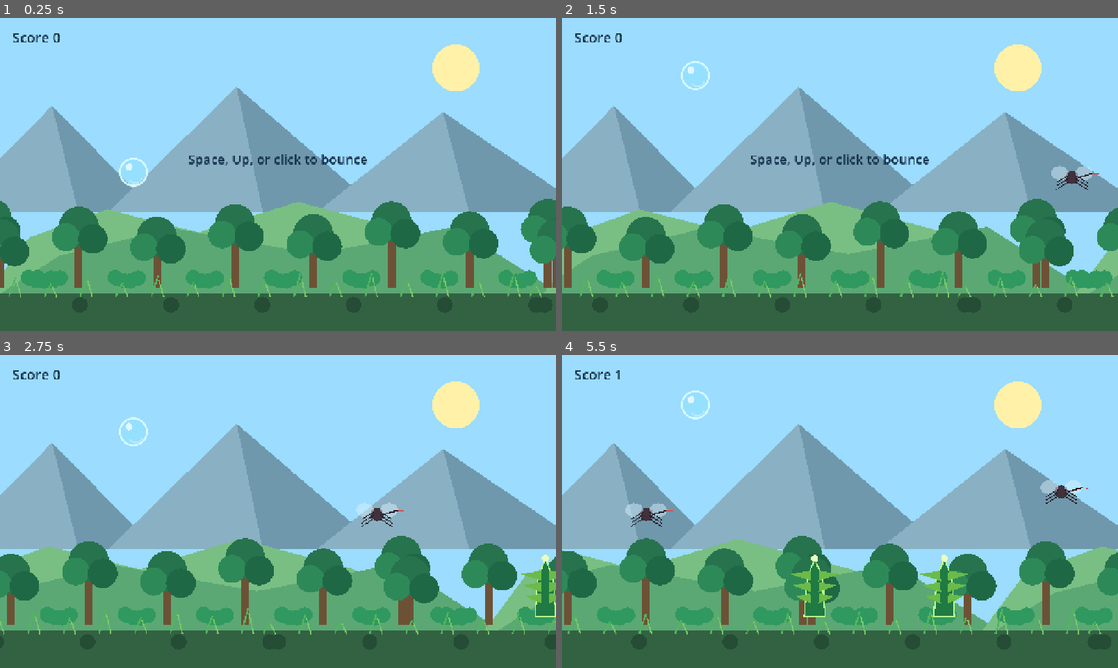
Above: before the commit, frames 1-4 (two rows, left to right).
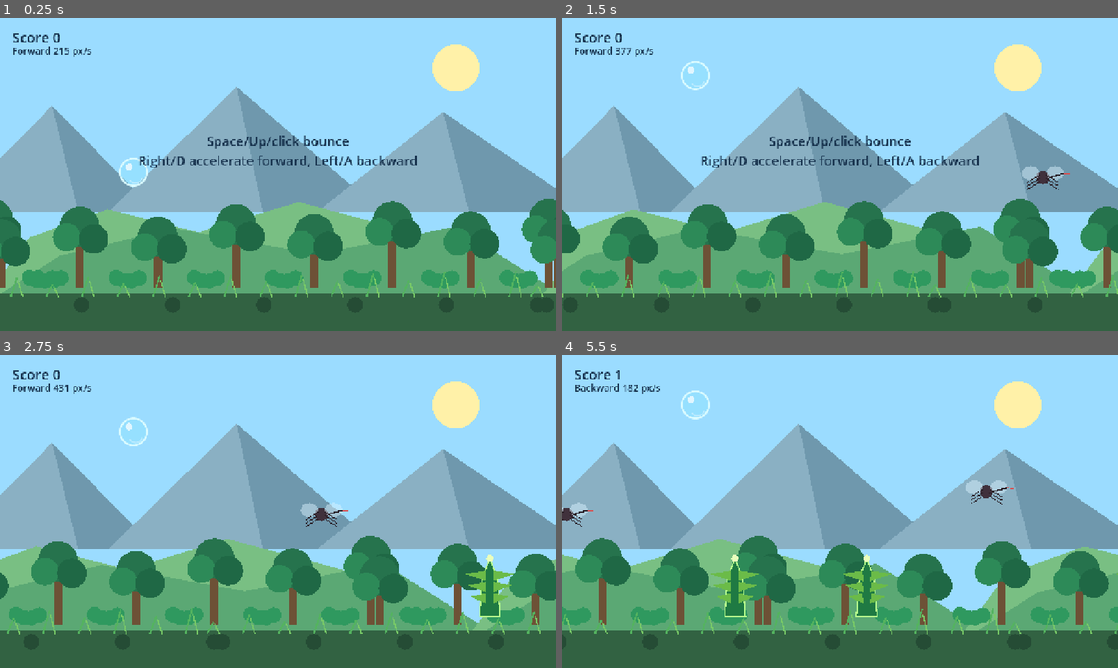
Above: after the commit, the same moments.

Repository: steinshuh/BubbleBriar
Game: Godot game, scene res://scenes/Main.tscn
Same seed, same stepped clock (60 frames per second), same inputs: the game is played once before the commit and once after it.
Inputs:
- Up to frame 1 (0.25 s): no input
- Up to frame 2 (1.5 s): tap Enter (ui_accept) at 0.5, 0.77, 1.07, 1.25 s; hold Right 0.53-1.28 s; tap Space (bounce) at 0.6, 1.35 s; hold Left from 1.28 s (still down)
- Up to frame 3 (2.75 s): tap Enter (ui_accept) at 1.52, 1.82 s; release Left at 2.03 s; hold Right from 2.03 s (still down); tap Space (bounce) at 2.1 s
- Up to frame 4 (5.5 s): tap Space (bounce) every 0.75 s from 2.85 to 5.1 s; tap Enter (ui_accept) at 3.02, 3.32, 3.77, 4.07, 4.52, 4.82 s; release Right at 3.53 s; hold Left from 3.53 s (still down)

The runs differ from the first frame. In frame 1, 2.8% of the frame differs, in the area x 0-100%, y 9-90%; in frame 2, 15%; in frame 3, 20%; in frame 4, 22%.

Commit message:
Add controllable scroll acceleration

Diff:
--- a/scripts/background_layer.gd
+++ b/scripts/background_layer.gd
@@ -5,10 +5,15 @@
 # @export means the value can be edited in Godot's Inspector if the node is placed in a scene.
 # layer_kind chooses what this layer draws: 0 sky, 1 far hills, 2 near trees, 3 ground.
 @export var layer_kind := 0
-# speed_factor controls how fast this layer moves compared with the main game speed.
-# 0.0 means no scrolling. 1.0 means full scrolling speed.
+# distance_feet is a notional distance from the camera/player to this layer.
+# The game computes speed_factor as 1.0 / distance_feet, so closer layers move faster.
+# A value of 0.0 means "infinitely far away" and produces no scrolling.
+@export var distance_feet := 0.0
+# speed_factor controls how fast this layer moves compared with the immediate foreground.
+# It is computed from distance_feet instead of being entered directly.
 @export var speed_factor := 0.0
-# world_speed is the base speed passed in by main.gd.
+# world_speed is the current scroll speed passed in by main.gd.
+# It can be positive for forward movement or negative for backward movement.
 @export var world_speed := 0.0
 
 # viewport_size stores the current visible game area, used for drawing at the right size.
@@ -19,12 +24,14 @@
 var tile_width := 1280.0
 
 # setup() is called by main.gd immediately after the layer is created.
-func setup(kind: int, factor: float, speed: float, size: Vector2) -> void:
+func setup(kind: int, feet: float, speed: float, size: Vector2) -> void:
 	# Store which drawing mode this layer should use.
 	layer_kind = kind
-	# Store how much of the main speed this layer should use.
-	speed_factor = factor
-	# Store the base world speed from the main game.
+	# Store the notional distance that controls parallax speed.
+	distance_feet = feet
+	# Convert the notional distance into a parallax speed factor.
+	speed_factor = _speed_factor_from_distance(distance_feet)
+	# Store the current world speed from the main game.
 	world_speed = speed
 	# Store the viewport size so drawing can scale to the window.
 	viewport_size = size
@@ -33,13 +40,27 @@
 	# Ask Godot to call _draw() soon so the layer appears on screen.
 	queue_redraw()
 
+# set_scroll_speed() lets main.gd change the current scrolling speed every frame.
+func set_scroll_speed(speed: float) -> void:
+	# Store the new speed. Positive scrolls the world left; negative scrolls it right.
+	world_speed = speed
+
+# _speed_factor_from_distance() converts notional feet into a parallax multiplier.
+func _speed_factor_from_distance(feet: float) -> float:
+	# Zero or negative feet means the layer is treated as infinitely far away and stationary.
+	if feet <= 0.0:
+		return 0.0
+	# The immediate layer is 1 foot away, so 1.0 / 1.0 gives full speed.
+	# The old 0.55 layer becomes 1 / 1.81818, and the old 0.22 layer becomes 1 / 4.54545.
+	return 1.0 / feet
+
 # _process(delta) runs once per rendered frame.
 func _process(delta: float) -> void:
 	# A speed factor of 0.0 is the stationary sky/mountain layer, so it should not move.
 	if speed_factor > 0.0:
-		# Move the horizontal offset forward based on speed and frame time.
-		# fmod() wraps the value back around when it reaches tile_width, creating an infinite loop.
-		offset_x = fmod(offset_x + world_speed * speed_factor * delta, tile_width)
+		# Move the horizontal offset based on current speed, parallax factor, and frame time.
+		# fposmod() wraps both positive and negative scrolling into the 0..tile_width range.
+		offset_x = fposmod(offset_x + world_speed * speed_factor * delta, tile_width)
 		# The offset changed, so the layer must be redrawn in its new position.
 		queue_redraw()
 
--- a/scripts/bubble.gd
+++ b/scripts/bubble.gd
@@ -20,6 +20,8 @@
 var radius := 31.0
 # alive is true during active play and false after the bubble pops.
 var alive := true
+# fixed_x is the horizontal screen position where the bubble should stay anchored.
+var fixed_x := 0.0
 # viewport_size stores the game window size so the bubble can stay inside it.
 var viewport_size := Vector2(1280, 720)
 
@@ -42,8 +44,10 @@
 func setup(size: Vector2) -> void:
 	# Store the current viewport size.
 	viewport_size = size
-	# Place the bubble about one quarter from the left and near the vertical middle.
-	position = Vector2(size.x * 0.24, size.y * 0.45)
+	# Store the constant x position for the bubble.
+	fixed_x = size.x * 0.24
+	# Place the bubble at its fixed x position and near the vertical middle.
+	position = Vector2(fixed_x, size.y * 0.45)
 	# Stop all previous movement from an old run.
 	velocity = Vector2.ZERO
 	# Mark the bubble alive again.
@@ -60,6 +64,8 @@
 		velocity.y += GRAVITY * delta
 		# Move according to the current velocity.
 		move_and_slide()
+		# Keep the popped bubble horizontally anchored too; the world scrolls instead of the character.
+		position.x = fixed_x
 		# Stop here so the living-bubble logic below does not run.
 		return
 
@@ -72,6 +78,8 @@
 	velocity.y = min(velocity.y + GRAVITY * delta, MAX_FALL)
 	# Move the CharacterBody2D using Godot's built-in sliding movement.
 	move_and_slide()
+	# Keep the bubble's x coordinate constant; forward/backward input changes world scroll speed instead.
+	position.x = fixed_x
 
 	# floor_y is the highest y position the bubble's bottom edge may touch.
 	var floor_y := viewport_size.y - 118.0
--- a/scripts/main.gd
+++ b/scripts/main.gd
@@ -8,11 +8,20 @@
 const Bubble := preload("res://scripts/bubble.gd")
 const Obstacle := preload("res://scripts/obstacle.gd")
 
-# BASE_SPEED is the main leftward scrolling speed for the game world.
-const BASE_SPEED := 245.0
-# SPAWN_MIN is the shortest time, in seconds, between obstacle spawns.
+# START_SCROLL_SPEED is the speed the game uses at the start of each run.
+# It matches the old fixed BASE_SPEED value so the game initially feels the same as before.
+const START_SCROLL_SPEED := 245.0
+# ACCELERATION is how quickly holding forward/backward changes the scroll speed.
+const ACCELERATION := 360.0
+# DRAG is how quickly the scroll speed eases back toward 0 when no horizontal key is held.
+const DRAG := 120.0
+# MAX_FORWARD_SPEED is the fastest forward scroll speed.
+const MAX_FORWARD_SPEED := 520.0
+# MAX_BACKWARD_SPEED is the fastest backward scroll speed.
+const MAX_BACKWARD_SPEED := -260.0
+# SPAWN_MIN is the shortest time, in seconds, between obstacle spawns at starting speed.
 const SPAWN_MIN := 1.05
-# SPAWN_MAX is the longest time, in seconds, between obstacle spawns.
+# SPAWN_MAX is the longest time, in seconds, between obstacle spawns at starting speed.
 const SPAWN_MAX := 1.72
 
 # viewport_size stores the current window/game area size.
@@ -20,6 +29,11 @@
 var viewport_size := Vector2(1280, 720)
 # bubble will point to the player's Bubble node after _build_world() creates it.
 var bubble: CharacterBody2D
+# background_layers stores the four parallax layer nodes so their speed can be updated.
+var background_layers: Array[Node2D] = []
+# current_scroll_speed is the player's effective horizontal speed through the world.
+# The bubble's x position stays constant; this speed moves the world instead.
+var current_scroll_speed := START_SCROLL_SPEED
 # spawn_timer counts down every frame until it reaches zero and creates an obstacle.
 var spawn_timer := 0.0
 # score counts how many obstacles the bubble has successfully passed.
@@ -33,6 +47,8 @@
 
 # score_label is the UI text in the top-left corner.
 var score_label: Label
+# speed_label is the UI text that shows the current forward/backward scroll speed.
+var speed_label: Label
 # prompt_label is the centered UI text for controls and game-over messages.
 var prompt_label: Label
 
@@ -47,7 +63,7 @@
 	get_viewport().size_changed.connect(_on_viewport_size_changed)
 	# Create and add the parallax background layers and the player bubble.
 	_build_world()
-	# Create and add the score and prompt UI labels.
+	# Create and add the score, speed, and prompt UI labels.
 	_build_ui()
 	# Start the first run by resetting score, bubble position, timers, and prompts.
 	_start_run()
@@ -66,8 +82,18 @@
 		# Stop here so no obstacles spawn and no score changes while the game is over.
 		return
 
-	# Count down the obstacle spawn timer by the time that passed this frame.
-	spawn_timer -= delta
+	# Read acceleration input and update the world scroll speed.
+	_update_scroll_speed(delta)
+	# Send the new scroll speed to all parallax layers and active obstacles.
+	_apply_scroll_speed()
+	# Update the visible speed label so the player can see forward/backward movement.
+	_update_speed_label()
+
+	# Only count spawn time while the player is moving forward.
+	# Backward movement scrolls existing objects back to the right instead of creating new hazards.
+	if current_scroll_speed > 0.0:
+		# Scale spawn countdown by speed so faster travel produces obstacles sooner by distance.
+		spawn_timer -= delta * (current_scroll_speed / START_SCROLL_SPEED)
 	# When the timer reaches zero or below, it is time to create a new obstacle.
 	if spawn_timer <= 0.0:
 		# Add either a plant or mosquito to the scene.
@@ -87,20 +113,61 @@
 			# Update the visible score text.
 			score_label.text = "Score %d" % score
 
+# _update_scroll_speed() changes world speed from keyboard input.
+func _update_scroll_speed(delta: float) -> void:
+	# input_direction will be 1 for forward, -1 for backward, and 0 for no horizontal input.
+	var input_direction := 0.0
+	# Right arrow or D means accelerate forward through the level.
+	if Input.is_key_pressed(KEY_RIGHT) or Input.is_key_pressed(KEY_D):
+		input_direction += 1.0
+	# Left arrow or A means accelerate backward through the level.
+	if Input.is_key_pressed(KEY_LEFT) or Input.is_key_pressed(KEY_A):
+		input_direction -= 1.0
+	# If the player is pressing forward or backward, accelerate in that direction.
+	if input_direction != 0.0:
+		current_scroll_speed += input_direction * ACCELERATION * delta
+	# If no horizontal key is held, gradually reduce speed toward 0.
+	else:
+		current_scroll_speed = move_toward(current_scroll_speed, 0.0, DRAG * delta)
+	# Keep speed inside the allowed backward and forward limits.
+	current_scroll_speed = clamp(current_scroll_speed, MAX_BACKWARD_SPEED, MAX_FORWARD_SPEED)
+
+# _apply_scroll_speed() sends current_scroll_speed to every node that scrolls horizontally.
+func _apply_scroll_speed() -> void:
+	# Update all four parallax background layers.
+	for layer in background_layers:
+		# set_scroll_speed() is defined in background_layer.gd.
+		layer.set_scroll_speed(current_scroll_speed)
+	# Update every active obstacle so hazards move with the same immediate foreground speed.
+	for obstacle in obstacles:
+		# Obstacle speed can be positive or negative, which moves it left or right.
+		obstacle.speed = current_scroll_speed
+
+# _update_speed_label() displays current scroll speed in the UI.
+func _update_speed_label() -> void:
+	# Positive means forward, negative means backward.
+	var direction := "Forward" if current_scroll_speed >= 0.0 else "Backward"
+	# abs() hides the minus sign because the word already explains the direction.
+	speed_label.text = "%s %.0f px/s" % [direction, abs(current_scroll_speed)]
+
 # _build_world() creates the gameplay objects that are not already placed in Main.tscn.
 func _build_world() -> void:
-	# Each item has two values: the layer type and its speed factor.
-	# A speed factor of 0.0 means stationary. A factor of 1.0 means full game speed.
+	# Each item has two values: the layer type and its notional distance in feet.
+	# These feet values are reversed from the old speed factors using feet = 1 / factor:
+	# old 0.22 becomes 4.54545 feet, old 0.55 becomes 1.81818 feet, and old 1.0 becomes 1 foot.
+	# The stationary sky used old factor 0.0, so it uses 0 feet as a special "infinite distance" value.
 	for data in [
 		[0, 0.0],
-		[1, 0.22],
-		[2, 0.55],
+		[1, 4.5454545],
+		[2, 1.8181818],
 		[3, 1.0],
 	]:
 		# Create a new background layer node from the preloaded script.
 		var layer := BackgroundLayer.new()
-		# Tell the layer what to draw, how fast to move, and how large the viewport is.
-		layer.setup(data[0], data[1], BASE_SPEED, viewport_size)
+		# Tell the layer what to draw, how far away it is, current speed, and viewport size.
+		layer.setup(data[0], data[1], current_scroll_speed, viewport_size)
+		# Remember the layer so we can update its speed when the player accelerates.
+		background_layers.append(layer)
 		# Add the layer to the scene so Godot processes and draws it.
 		add_child(layer)
 
@@ -113,7 +180,7 @@
 	# Add the bubble after the backgrounds so it draws in front of them.
 	add_child(bubble)
 
-# _build_ui() creates labels for score, instructions, and game-over text.
+# _build_ui() creates labels for score, speed, instructions, and game-over text.
 func _build_ui() -> void:
 	# CanvasLayer keeps UI drawn over the world and independent of world nodes.
 	var ui := CanvasLayer.new()
@@ -133,6 +200,19 @@
 	# Add the score label to the UI layer.
 	ui.add_child(score_label)
 
+	# Create the speed label object.
+	speed_label = Label.new()
+	# Put the speed label under the score.
+	speed_label.position = Vector2(28, 60)
+	# Make it a little smaller than the score.
+	speed_label.add_theme_font_size_override("font_size", 22)
+	# Use the same dark blue as other UI text.
+	speed_label.add_theme_color_override("font_color", Color("#17324d"))
+	# Set initial text before the first frame updates it.
+	speed_label.text = "Forward 245 px/s"
+	# Add the speed label to the UI layer.
+	ui.add_child(speed_label)
+
 	# Create the prompt label for instructions and game-over messages.
 	prompt_label = Label.new()
 	# Center text horizontally inside the label rectangle.
@@ -144,9 +224,9 @@
 	# Use the same dark blue as the score.
 	prompt_label.add_theme_color_override("font_color", Color("#17324d"))
 	# Make the label as wide as the viewport so centering works across the screen.
-	prompt_label.size = Vector2(viewport_size.x, 100)
+	prompt_label.size = Vector2(viewport_size.x, 120)
 	# Put the label somewhat above the vertical center.
-	prompt_label.position = Vector2(0, viewport_size.y * 0.38)
+	prompt_label.position = Vector2(0, viewport_size.y * 0.34)
 	# Add the prompt label to the UI layer.
 	ui.add_child(prompt_label)
 
@@ -164,12 +244,18 @@
 	score = 0
 	# Mark the game as active again.
 	game_over = false
+	# Reset scroll speed to the old fixed speed so the beginning matches the original version.
+	current_scroll_speed = START_SCROLL_SPEED
+	# Send the reset speed to layers before the first new obstacle appears.
+	_apply_scroll_speed()
 	# Spawn the first obstacle shortly after the run begins.
 	spawn_timer = 0.7
 	# Reset the visible score text.
 	score_label.text = "Score 0"
+	# Reset the visible speed text.
+	_update_speed_label()
 	# Show the controls briefly at the beginning of a run.
-	prompt_label.text = "Space, Up, or click to bounce"
+	prompt_label.text = "Space/Up/click bounce\nRight/D accelerate forward, Left/A backward"
 	# Reset the bubble's position, movement, opacity, and alive state.
 	bubble.setup(viewport_size)
 	# Wait 1.6 seconds before hiding the prompt.
@@ -186,7 +272,7 @@
 	# Choose a plant 58% of the time and a mosquito 42% of the time.
 	var kind := Obstacle.ObstacleKind.PLANT if randf() < 0.58 else Obstacle.ObstacleKind.MOSQUITO
 	# Position the obstacle slightly beyond the right edge so it scrolls into view.
-	obstacle.setup(kind, viewport_size.x + 90.0, viewport_size, BASE_SPEED)
+	obstacle.setup(kind, viewport_size.x + 90.0, viewport_size, current_scroll_speed)
 	# Connect the obstacle's escaped signal so we know when to remove it.
 	obstacle.escaped.connect(_on_obstacle_escaped)
 	# Store it in the active obstacles list for scoring and cleanup.
@@ -194,7 +280,7 @@
 	# Add it to the scene so Godot processes, collides, and draws it.
 	add_child(obstacle)
 
-# _on_obstacle_escaped() runs when an obstacle moves off the left edge.
+# _on_obstacle_escaped() runs when an obstacle moves far off either horizontal edge.
 func _on_obstacle_escaped(obstacle: Area2D) -> void:
 	# Remove the obstacle from our list of active obstacles.
 	obstacles.erase(obstacle)
@@ -219,4 +305,4 @@
 		# Resize the prompt label to match the new viewport width.
 		prompt_label.size = Vector2(viewport_size.x, 120)
 		# Move the prompt label to the same relative vertical position in the new window.
-		prompt_label.position = Vector2(0, viewport_size.y * 0.38)
+		prompt_label.position = Vector2(0, viewport_size.y * 0.34)
--- a/scripts/obstacle.gd
+++ b/scripts/obstacle.gd
@@ -44,10 +44,11 @@
 
 # _process(delta) runs every rendered frame.
 func _process(delta: float) -> void:
-	# Move the obstacle left. Multiplying by delta makes movement frame-rate independent.
+	# Move the obstacle left for positive speed or right for negative speed. Multiplying by delta makes movement frame-rate independent.
 	position.x -= speed * delta
-	# Once the obstacle is far enough off the left side, tell main.gd it can be removed.
-	if position.x < -120.0:
+	# Once the obstacle is far enough off either horizontal side, tell main.gd it can be removed.
+	# The right-side check matters when the player accelerates backward and the world scrolls right.
+	if position.x < -120.0 or position.x > viewport_size.x + 240.0:
 		# Emit the escaped signal and pass this obstacle node as the argument.
 		escaped.emit(self)
 
Not shown, changed: README.md
